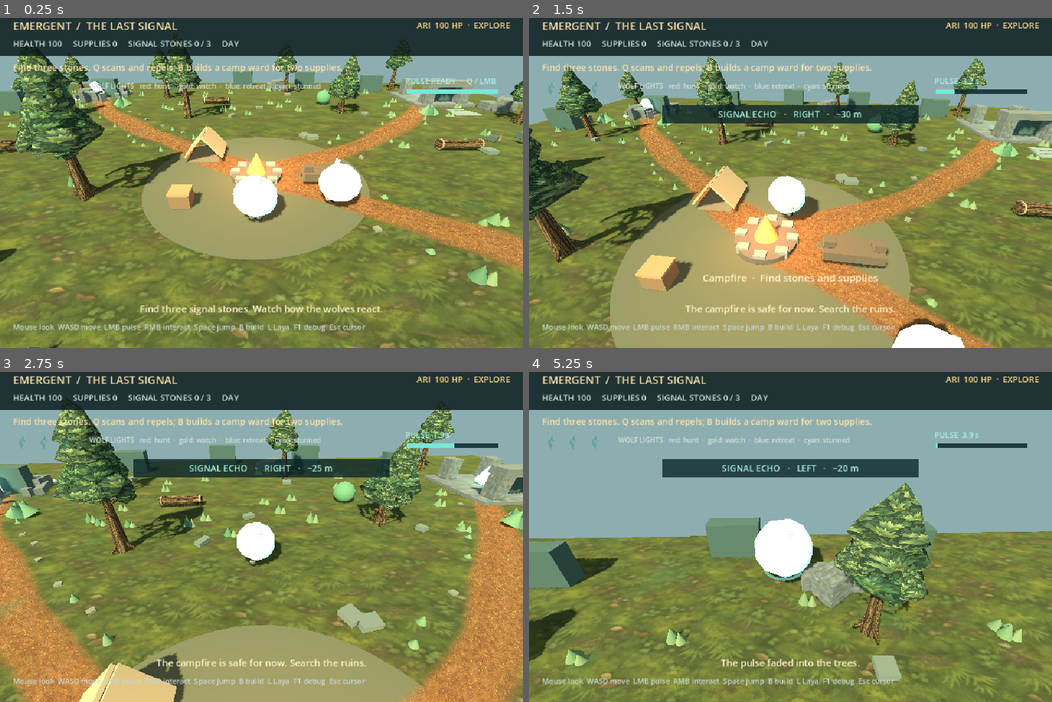
Above: before the commit, frames 1-4 (two rows, left to right).
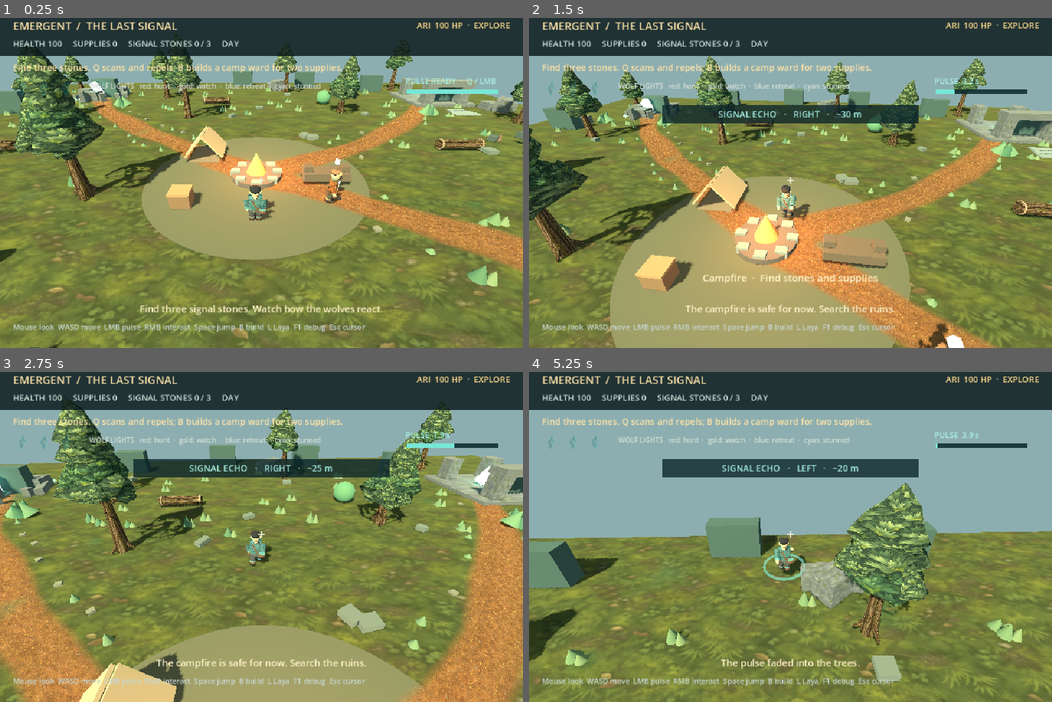
Above: after the commit, the same moments.

Repository: Morainet/Emergent
Game: Godot game, scene res://scenes/forest3d.tscn
Two runs of this game, one before a commit and one after it. Both use one fixed random seed, a clock stepped at 60 frames per second and the inputs below.
Inputs (mouse positions are in pixels of both pictures, inside the frame that each line leads up to):
- Up to frame 1 (0.25 s): no input
- Up to frame 2 (1.5 s): tap Enter at 0.5 s; move the mouse to (816, 179) at 0.52 s; hold R 0.53-1.28 s; hold W from 0.53 s (still down); click (816, 179) at 0.67 s; tap Space at 0.77, 1.07 s; move the mouse to (764, 183) at 1.27 s; tap E at 1.35 s
- Up to frame 3 (2.75 s): keep holding W; tap Space at 1.52, 1.82 s; move the mouse to (271, 527) at 2.02 s; tap Q at 2.1 s
- Up to frame 4 (5.25 s): keep holding W; move the mouse to (785, 540) at 2.77 s; tap B at 2.85 s; click (785, 540) at 2.92 s; tap Space at 3.02, 3.32, 3.77, 4.07, 4.52, 4.82 s; move the mouse to (827, 537) at 3.52 s; tap L at 3.6 s; move the mouse to (748, 530) at 4.27 s; tap R at 4.35 s; move the mouse to (795, 533) at 5.02 s; tap E at 5.1 s; click (795, 533) at 5.17 s

The runs differ from the first frame. In frame 1, 1.9% of the frame differs, in the area x 44-70%, y 44-63%; in frame 2, 1.6%; in frame 3, 0.8%; in frame 4, 1.7%.

Commit message:
Keep signal pendants at modelled size during animation

Diff:
--- a/scripts/explorer_avatar.gd
+++ b/scripts/explorer_avatar.gd
@@ -16,6 +16,7 @@
 var left_arm: Node3D
 var right_arm: Node3D
 var pendant: MeshInstance3D
+var pendant_base_scale := Vector3.ONE
 var satchel: Node3D
 var action_name := ""
 var action_time := 0.0
@@ -74,7 +75,7 @@
 	scale = Vector3(1.0 + squash * 0.5, 1.0 - squash, 1.0 + squash * 0.5)
 	position.y = absf(sin(cadence)) * 0.035 * stride + sin(walk_time * 2.2) * 0.008 * (1.0 - stride)
 	satchel.rotation.z = sin(cadence) * 0.08 * stride
-	pendant.scale = Vector3.ONE * (1.0 + pulse * 0.65)
+	pendant.scale = pendant_base_scale * (1.0 + pulse * 0.65)
 
 
 func _build() -> void:
@@ -143,6 +144,7 @@
 	_polygon(satchel, "BagFlap", [Vector3(-0.16, 0.12, 0.115), Vector3(0.16, 0.12, 0.115), Vector3(0.13, -0.035, 0.118), Vector3(-0.13, -0.035, 0.118)], coat_light)
 	_ellipsoid(satchel, "BagClasp", Vector3(0.0, -0.02, 0.128), Vector3(0.035, 0.04, 0.015), Color("c7a86c"))
 	pendant = _ellipsoid(self, "SignalPendant", Vector3(0.0, 0.245, -0.254), Vector3(0.055, 0.09, 0.035), accent, true)
+	pendant_base_scale = pendant.scale
 	pendant.rotation.z = PI / 4.0
 
 
--- a/tests/smoke.gd
+++ b/tests/smoke.gd
@@ -37,6 +37,10 @@
 		assert((arrays[Mesh.ARRAY_NORMAL] as PackedVector3Array)[0].x > 0.0, "%s should face outwards" % mesh_path)
 	assert(ari.get_node("AriAvatar/CapCrown") != null and ari.get_node("AriAvatar/Scarf") != null, "Ari should have a distinct ranger silhouette")
 	assert(avatar.get_node("HairTuft") != null and avatar.get_node("SignalPendant") != null, "Explorer hair and signal pendant should be modelled")
+	assert(avatar.get_node("SignalPendant").scale.y < 0.1, "Signal pendant should keep its small modelled size after movement")
+	avatar.call("animate", 0.0, 0.0, 1.0)
+	assert(avatar.get_node("SignalPendant").scale.y < 0.16, "Pulse must enlarge the pendant only relative to its original size")
+	assert(ari.get_node("AriAvatar/SignalPendant").scale.y < 0.1, "Ari's pendant should also start at its modelled size")
 	for asset in ["res://assets/models/explorer_lowpoly.glb", "res://assets/models/ari_lowpoly.glb"]:
 		var imported_scene: PackedScene = load(asset)
 		assert(imported_scene != null, "%s should import as a standalone GLB scene" % asset)
